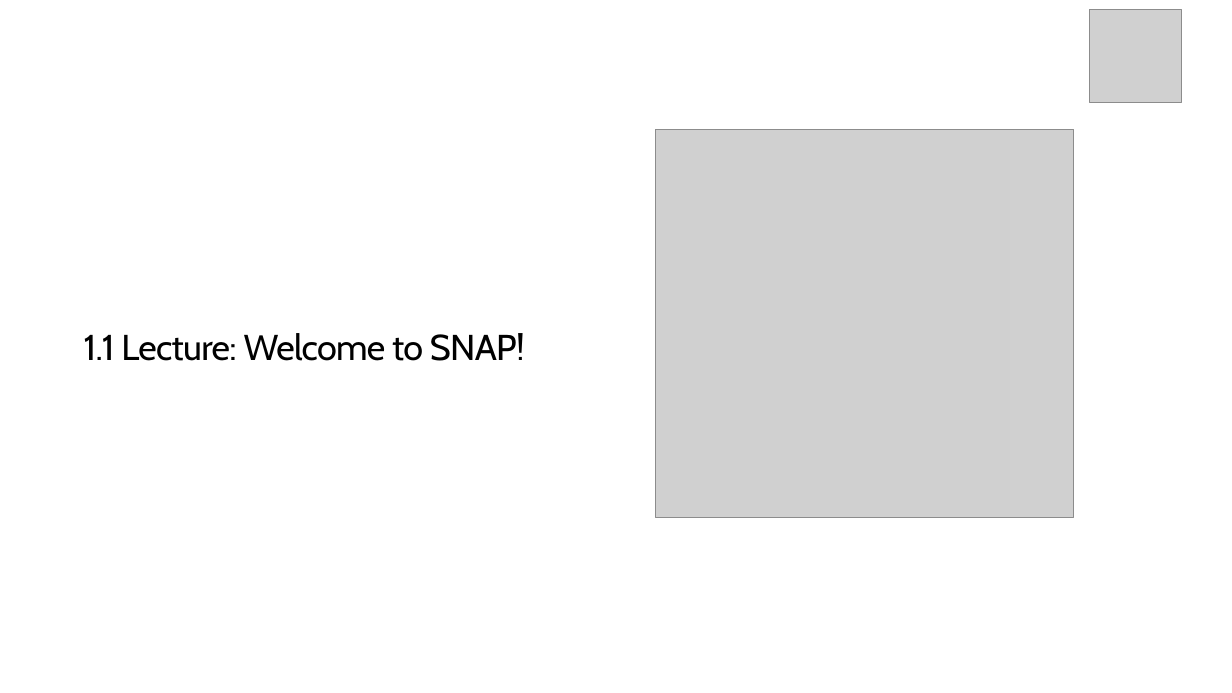
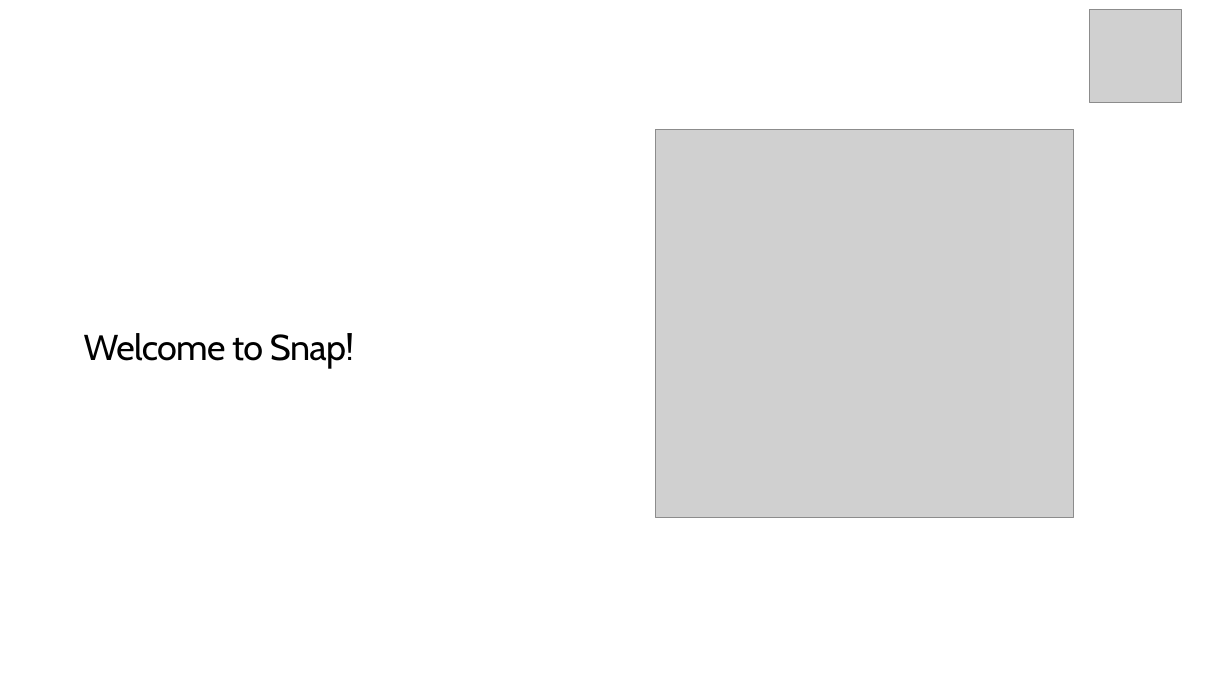
Before and after one commit to TEALSK12/introduction-to-computer-science, a slide deck: slide 5 of slidedecks/TEALS SNAP 1.1.pptx. Drawn at 1232x693 pixels with LibreOffice and Linux fonts; fonts in the diff are those of the drawing; grey boxes stand for pictures; background and template pictures are left out. Boxes give left, top, right and bottom in pixels: in the first picture for what was removed or moved away, otherwise in the second. Text is boxed around its words. In the diff, an @@ line names an element or a change of style, - is before the commit and + after.

```diff
--- a/slidedecks/TEALS SNAP 1.1.pptx
+++ b/slidedecks/TEALS SNAP 1.1.pptx
@@ title at [84,333,354,369]: text changed @@
-1.1 Lecture: Welcome to SNAP!
+Welcome to Snap!
```
Also in this commit, not shown: 8 other slides changed, 1 slide added, 2 slides removed, 18 other files.
